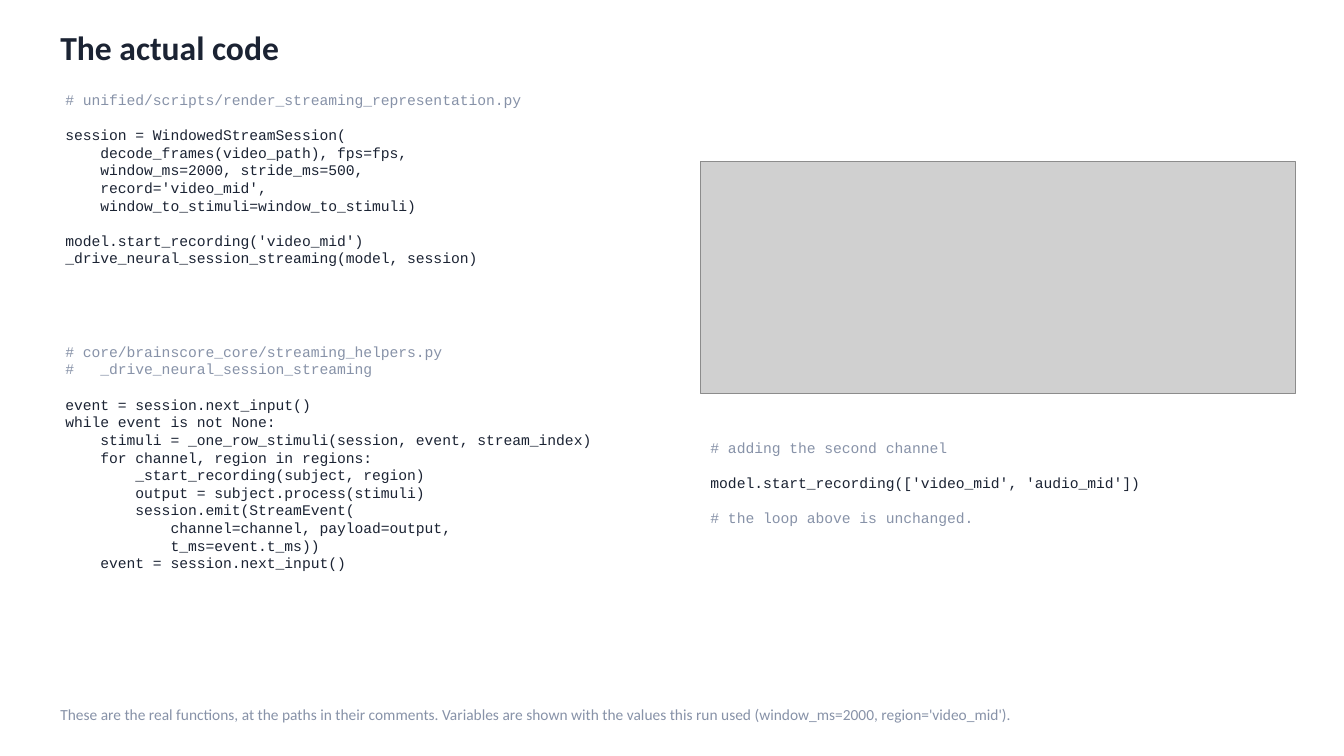
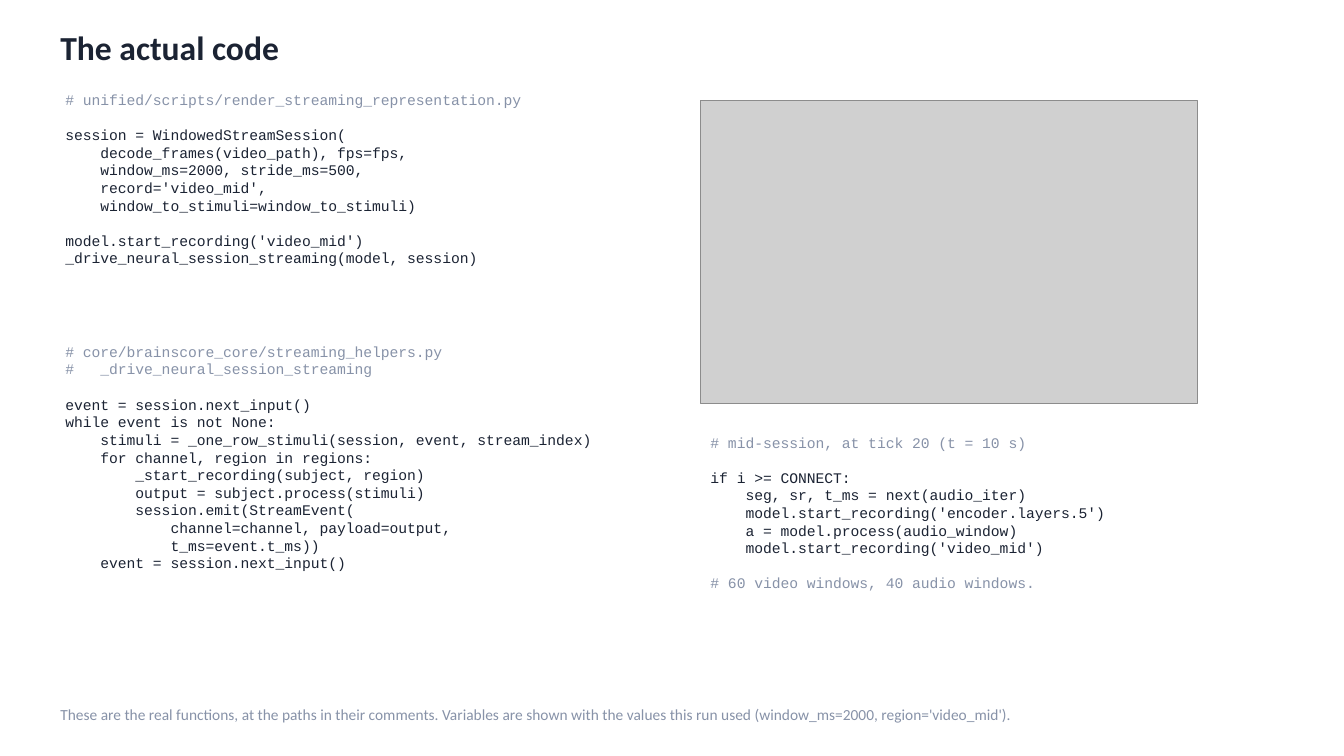
Before and after one commit to KartikP/brainscore-unified, a slide deck: slide 4 of scripts/streaming_demo_output/streaming_deck.pptx. Drawn at 1344x756 pixels with LibreOffice and Linux fonts; fonts in the diff are those of the drawing; grey boxes stand for pictures. Boxes give left, top, right and bottom in pixels: in the first picture for what was removed or moved away, otherwise in the second. Text is boxed around its words. In the diff, an @@ line names an element or a change of style, - is before the commit and + after.

```diff
--- a/scripts/streaming_demo_output/streaming_deck.pptx
+++ b/scripts/streaming_demo_output/streaming_deck.pptx
@@ picture: place and size @@
-picture at <box>701,161,1296,393</box>
+picture at <box>701,101,1198,403</box>
@@ text at <box>710,437,1105,591</box>: text changed; text colour #8792A8 to #1B2333 @@
-# adding the second channel
-model.start_recording(['video_mid', 'audio_mid'])
-# the loop above is unchanged.
+# mid-session, at tick 20 (t = 10 s)
+if i >= CONNECT:
+seg, sr, t_ms = next(audio_iter)
+model.start_recording('encoder.layers.5')
+a = model.process(audio_window)
+model.start_recording('video_mid')
+# 60 video windows, 40 audio windows.
```
Also in this commit, not shown: 3 other slides changed, 8 other files.
